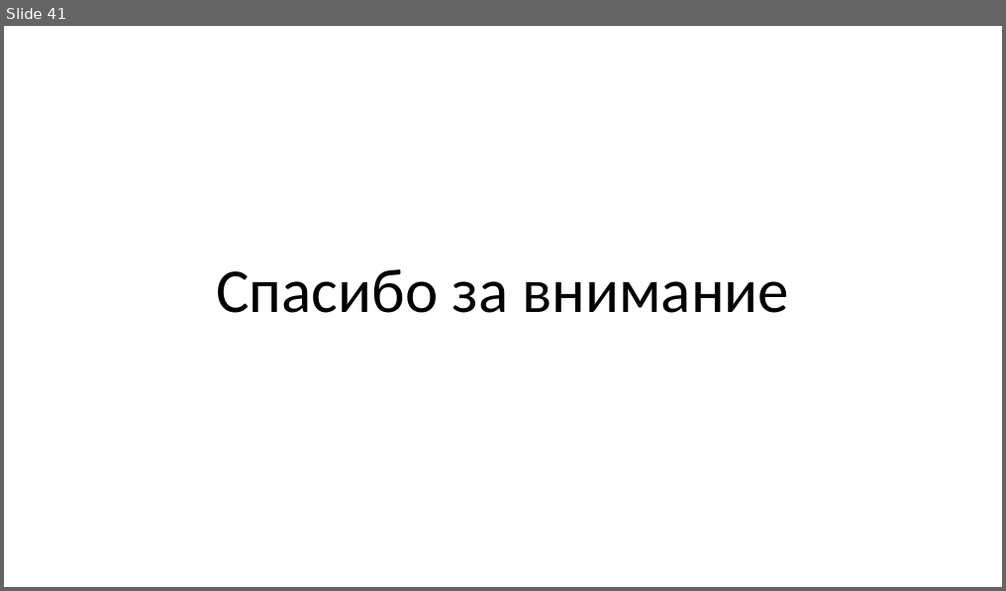
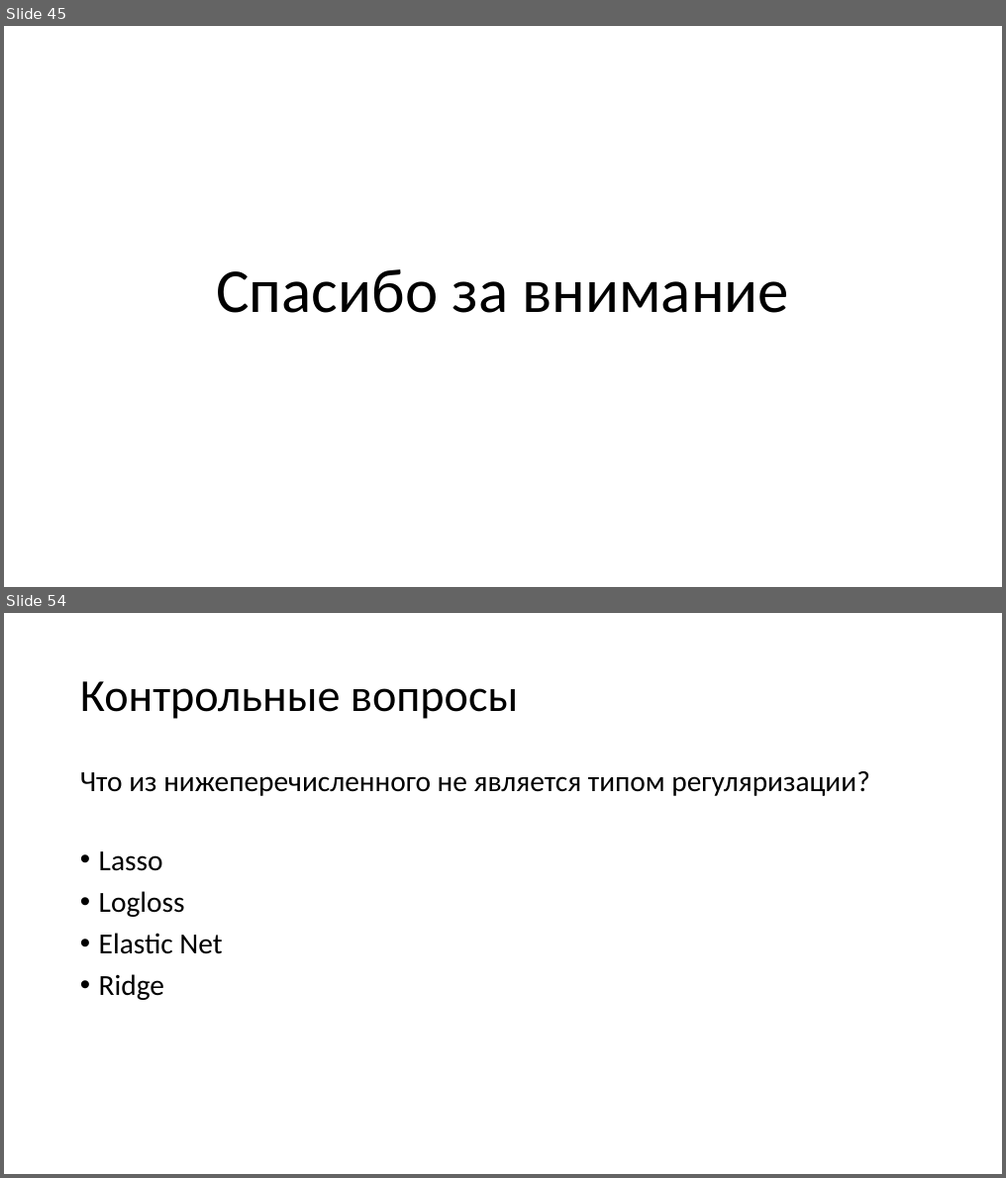
Before and after one commit to mosalov/AI_main_lectures, a slide deck: Лекция 4 21_10_2020.pptx. Shown one above the other, each under a label of ours: slide 41 before the commit, slides 45 and 54 after it; the slides between them are not shown. The pictures are 1006x591 and 1006x1178 pixels, drawn with LibreOffice and Linux fonts; fonts in the diff are those of the drawing. Boxes give left, top, right and bottom in pixels: in the first picture for what was removed or moved away, otherwise in the second. Text is boxed around its words. In the diff, an @@ line names an element or a change of style, - is before the commit and + after.

Commit message:
Финальная версия лекции №4
+ первые вопросы ко второму тесту.

```diff
--- a/Лекция 4 21_10_2020.pptx
+++ b/Лекция 4 21_10_2020.pptx
@@ slide 54 added at (x1=4, y1=613, x2=1002, y2=1174), background #FFFFFF @@
@@ title added at (x1=80, y1=681, x2=518, y2=719), 44 pt, text #000000 @@
+Контрольные вопросы
@@ text added at (x1=80, y1=771, x2=869, y2=1000), 28 pt, text #000000 @@
+Что из нижеперечисленного не является типом регуляризации?
+• Lasso
+• Logloss
+• Elastic Net
+• Ridge
@@ what was slide 41 is now slide 45 @@
```
Also in this commit, not shown: 2 slides changed, 12 other slides added, 1 slide removed, 2 other files.
